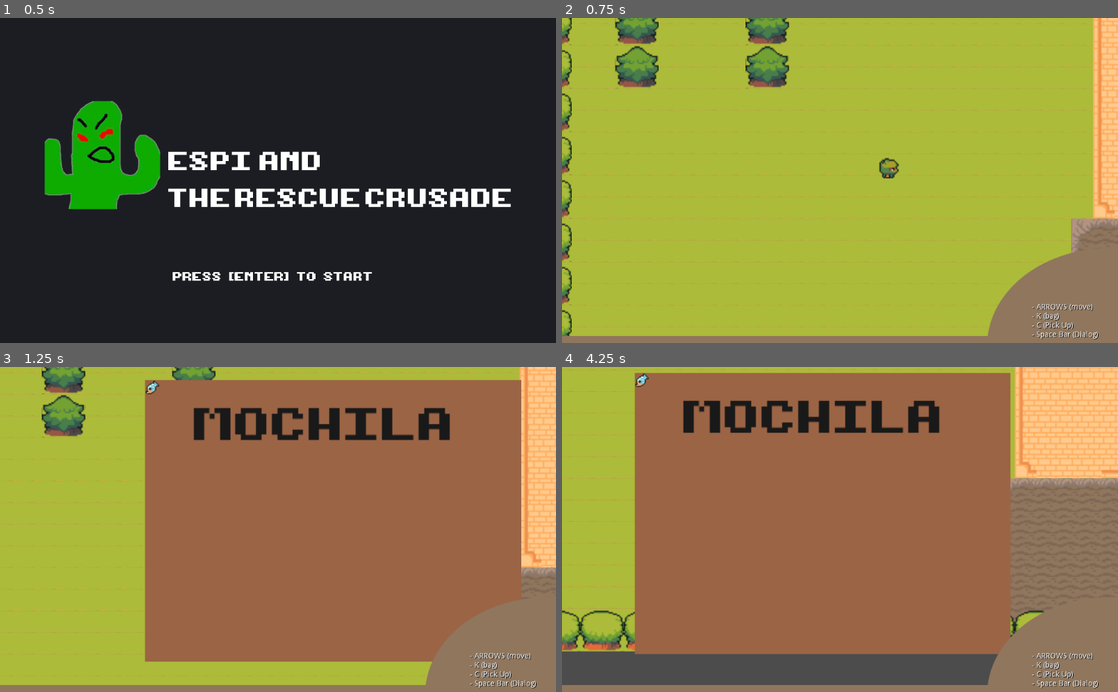
Above: before the commit, frames 1-4 (two rows, left to right).
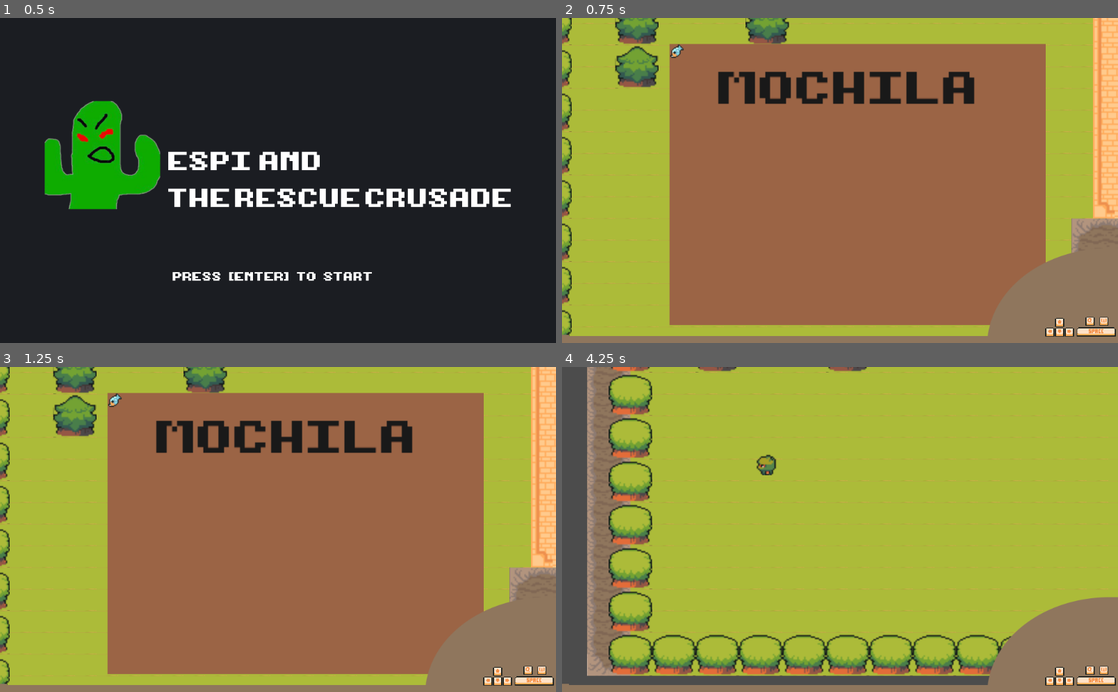
Above: after the commit, the same moments.

Repository: 12-cactus/espi-and-the-rescue-crusade
Game: Godot game, scene res://Main.tscn
Same seed, same stepped clock (60 frames per second), same inputs: the game is played once before the commit and once after it.
Inputs (mouse positions are in pixels of both pictures, inside the frame that each line leads up to):
- Up to frame 1 (0.5 s): no input
- Up to frame 2 (0.75 s): tap Enter (start) at 0.5 s; move the mouse to (962, 164) at 0.52 s; hold Right (right) from 0.53 s (still down); tap W (bag, bound only after the commit) at 0.6 s
- Up to frame 3 (1.25 s): keep holding Right (right); tap K (bag, bound only before the commit) at 0.8 s
- Up to frame 4 (4.25 s): tap Enter (start) at 1.25 s; move the mouse to (728, 545) at 1.27 s; release Right (right) at 1.28 s; hold Down (down) 1.28-2.03 s; tap K (bag, bound only before the commit) at 1.35, 2.3, 2.85, 3.8 s; tap W (bag, bound only after the commit) at 1.55, 2.1, 3.05 s; move the mouse to (895, 458) at 2.02 s; hold Right (right) 2.03-2.78 s; tap Space (continue_dialog) at 2.75, 3.6 s; move the mouse to (812, 594) at 2.77 s; hold Up (up) 2.78-3.53 s; move the mouse to (1006, 578) at 3.52 s; hold Left (left) from 3.53 s (still down)

Frame 1 is identical in both runs. In frame 2, 58% of the frame differs, in the area x 0-100%, y 7-99%; in frame 3, 24%; in frame 4, 88%, in the area x 0-100%, y 0-99%.

Commit message:
:recycle: improve gui

Diff:
--- a/GUI.gd
+++ b/GUI.gd
@@ -2,7 +2,6 @@
 
 onready var life_bar = $LifeBar
 onready var Start: TextureRect = $Start
-onready var Legend: Label = $Legend
 onready var WindowFrame: TextureRect = $WindowFrame
 
 func _on_World_start():
@@ -10,5 +9,4 @@
 
 func show():
 	Start.visible = false
-	Legend.visible = true
 	WindowFrame.visible = true
--- a/Main.tscn
+++ b/Main.tscn
@@ -2,11 +2,11 @@
 
 [ext_resource path="res://entities/World.tscn" type="PackedScene" id=1]
 [ext_resource path="res://entities/player/Espi.tscn" type="PackedScene" id=2]
-[ext_resource path="res://assets/Backgrounds/GUI.png" type="Texture" id=3]
+[ext_resource path="res://assets/GUI/GUI.png" type="Texture" id=3]
 [ext_resource path="res://GUI.gd" type="Script" id=4]
 [ext_resource path="res://Main.gd" type="Script" id=5]
 [ext_resource path="res://entities/World.gd" type="Script" id=6]
-[ext_resource path="res://assets/Backgrounds/Start.png" type="Texture" id=7]
+[ext_resource path="res://assets/GUI/Start.png" type="Texture" id=7]
 [ext_resource path="res://assets/Font/NormalFont.tres" type="DynamicFont" id=8]
 
 [node name="Main" type="Node"]
@@ -41,21 +41,6 @@
 "_edit_use_anchors_": false
 }
 
-[node name="Legend" type="Label" parent="GUI"]
-visible = false
-margin_left = 865.303
-margin_top = 526.809
-margin_right = 1019.3
-margin_bottom = 591.809
-custom_colors/font_color_shadow = Color( 0, 0, 0, 1 )
-text = "- ARROWS (move)
-- K (bag)
-- C (Pick Up)
-- Space Bar (Dialog)"
-__meta__ = {
-"_edit_use_anchors_": false
-}
-
 [node name="World" parent="." instance=ExtResource( 1 )]
 position = Vector2( -500, -345 )
 script = ExtResource( 6 )
--- a/project.godot
+++ b/project.godot
@@ -22,36 +22,32 @@
 
 left={
 "deadzone": 0.5,
-"events": [ Object(InputEventKey,"resource_local_to_scene":false,"resource_name":"","device":0,"alt":false,"shift":false,"control":false,"meta":false,"command":false,"pressed":false,"scancode":65,"unicode":0,"echo":false,"script":null)
-, Object(InputEventKey,"resource_local_to_scene":false,"resource_name":"","device":0,"alt":false,"shift":false,"control":false,"meta":false,"command":false,"pressed":false,"scancode":16777231,"unicode":0,"echo":false,"script":null)
+"events": [ Object(InputEventKey,"resource_local_to_scene":false,"resource_name":"","device":0,"alt":false,"shift":false,"control":false,"meta":false,"command":false,"pressed":false,"scancode":16777231,"unicode":0,"echo":false,"script":null)
  ]
 }
 right={
 "deadzone": 0.5,
-"events": [ Object(InputEventKey,"resource_local_to_scene":false,"resource_name":"","device":0,"alt":false,"shift":false,"control":false,"meta":false,"command":false,"pressed":false,"scancode":68,"unicode":0,"echo":false,"script":null)
-, Object(InputEventKey,"resource_local_to_scene":false,"resource_name":"","device":0,"alt":false,"shift":false,"control":false,"meta":false,"command":false,"pressed":false,"scancode":16777233,"unicode":0,"echo":false,"script":null)
+"events": [ Object(InputEventKey,"resource_local_to_scene":false,"resource_name":"","device":0,"alt":false,"shift":false,"control":false,"meta":false,"command":false,"pressed":false,"scancode":16777233,"unicode":0,"echo":false,"script":null)
  ]
 }
 up={
 "deadzone": 0.5,
-"events": [ Object(InputEventKey,"resource_local_to_scene":false,"resource_name":"","device":0,"alt":false,"shift":false,"control":false,"meta":false,"command":false,"pressed":false,"scancode":87,"unicode":0,"echo":false,"script":null)
-, Object(InputEventKey,"resource_local_to_scene":false,"resource_name":"","device":0,"alt":false,"shift":false,"control":false,"meta":false,"command":false,"pressed":false,"scancode":16777232,"unicode":0,"echo":false,"script":null)
+"events": [ Object(InputEventKey,"resource_local_to_scene":false,"resource_name":"","device":0,"alt":false,"shift":false,"control":false,"meta":false,"command":false,"pressed":false,"scancode":16777232,"unicode":0,"echo":false,"script":null)
  ]
 }
 down={
 "deadzone": 0.5,
-"events": [ Object(InputEventKey,"resource_local_to_scene":false,"resource_name":"","device":0,"alt":false,"shift":false,"control":false,"meta":false,"command":false,"pressed":false,"scancode":83,"unicode":0,"echo":false,"script":null)
-, Object(InputEventKey,"resource_local_to_scene":false,"resource_name":"","device":0,"alt":false,"shift":false,"control":false,"meta":false,"command":false,"pressed":false,"scancode":16777234,"unicode":0,"echo":false,"script":null)
+"events": [ Object(InputEventKey,"resource_local_to_scene":false,"resource_name":"","device":0,"alt":false,"shift":false,"control":false,"meta":false,"command":false,"pressed":false,"scancode":16777234,"unicode":0,"echo":false,"script":null)
  ]
 }
 bag={
 "deadzone": 0.5,
-"events": [ Object(InputEventKey,"resource_local_to_scene":false,"resource_name":"","device":0,"alt":false,"shift":false,"control":false,"meta":false,"command":false,"pressed":false,"scancode":75,"unicode":0,"echo":false,"script":null)
+"events": [ Object(InputEventKey,"resource_local_to_scene":false,"resource_name":"","device":0,"alt":false,"shift":false,"control":false,"meta":false,"command":false,"pressed":false,"scancode":87,"unicode":0,"echo":false,"script":null)
  ]
 }
 pick_up={
 "deadzone": 0.5,
-"events": [ Object(InputEventKey,"resource_local_to_scene":false,"resource_name":"","device":0,"alt":false,"shift":false,"control":false,"meta":false,"command":false,"pressed":false,"scancode":67,"unicode":0,"echo":false,"script":null)
+"events": [ Object(InputEventKey,"resource_local_to_scene":false,"resource_name":"","device":0,"alt":false,"shift":false,"control":false,"meta":false,"command":false,"pressed":false,"scancode":81,"unicode":0,"echo":false,"script":null)
  ]
 }
 continue_dialog={
Binary file removed: assets/Backgrounds/GUI.png
Binary file added: assets/GUI/GUI.png
Not shown, changed: assets/GUI/GUI.png.import
Renamed: assets/Backgrounds/Start.png -> assets/GUI/Start.png
Not shown, changed: assets/GUI/Start.png.import
